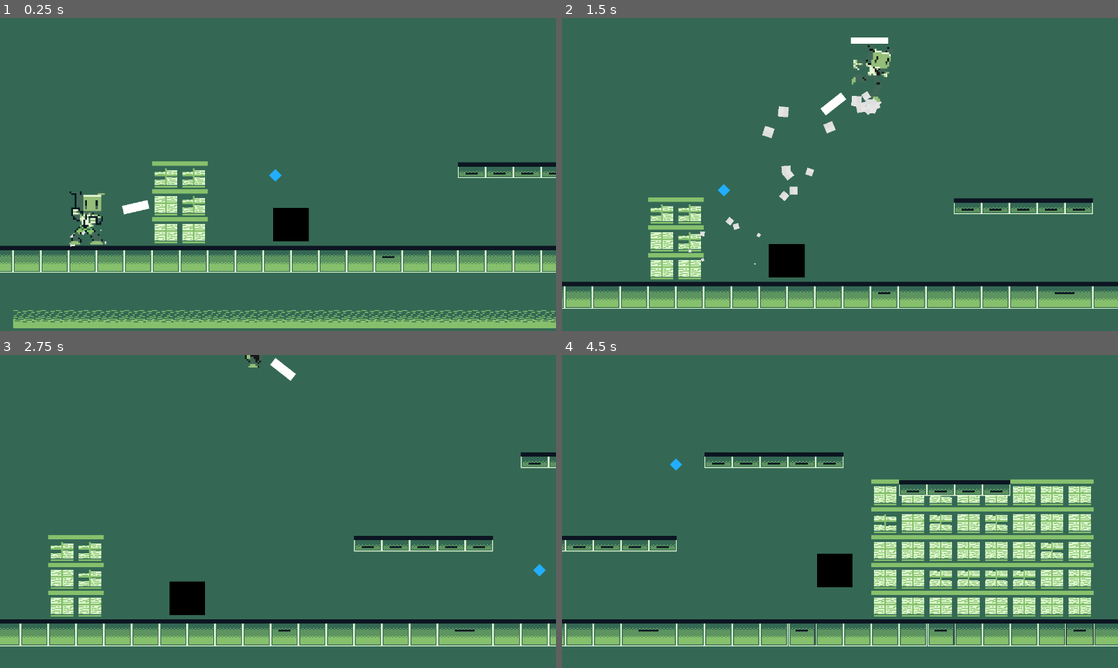
Above: before the commit, frames 1-4 (two rows, left to right).
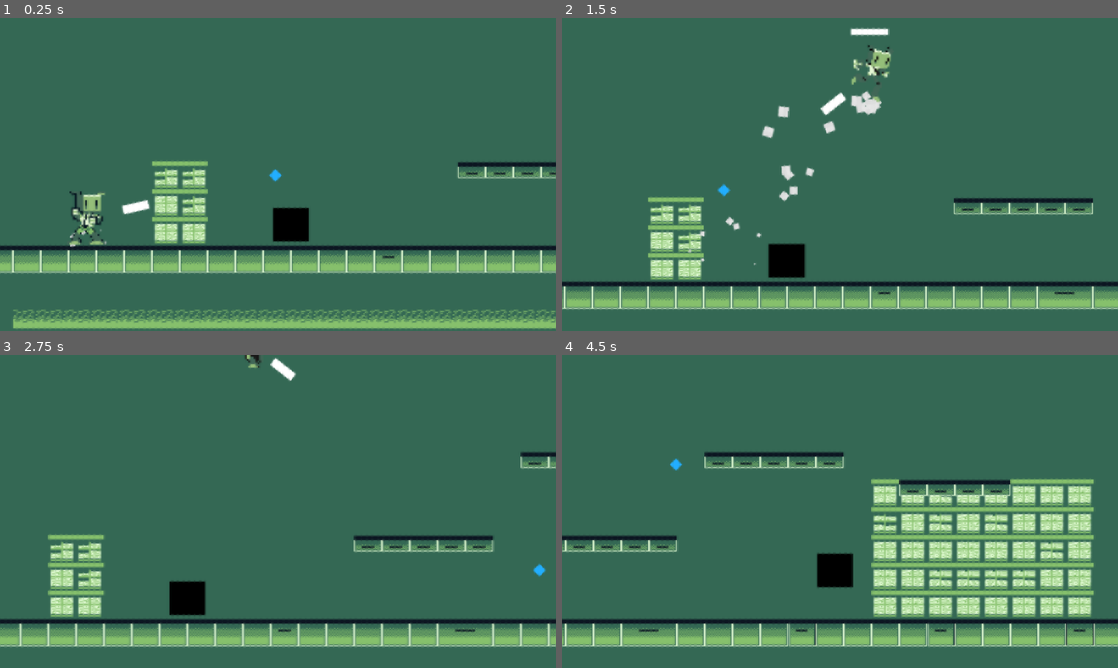
Above: after the commit, the same moments.

Repository: Joey451-OG/GMTK-24
Game: Godot game, scene res://levels/level0.tscn
Same seed, same stepped clock (60 frames per second), same inputs: the game is played once before the commit and once after it.
Inputs (mouse positions are in pixels of both pictures, inside the frame that each line leads up to):
- Up to frame 1 (0.25 s): no input
- Up to frame 2 (1.5 s): move the mouse to (840, 227) at 0.52 s; hold Shift (Sprint) 0.53-1.28 s; hold D (Right) from 0.53 s (still down); tap W (Forward) at 0.77 s; move the mouse to (728, 190) at 1.27 s; click (728, 190) at 1.35 s
- Up to frame 3 (2.75 s): tap W (Forward) at 1.52 s; move the mouse to (533, 570) at 2.02 s; release D (Right) at 2.03 s; hold A (Left) from 2.03 s (still down); hold Right mouse button (rightClick) from 2.03 s (still down)
- Up to frame 4 (4.5 s): move the mouse to (812, 574) at 2.77 s; release A (Left) at 2.78 s; release Right mouse button (rightClick) at 2.78 s; hold D (Right) 2.78-4.28 s; tap Mouse wheel down (scrollDown) at 2.85 s; tap W (Forward) at 3.02, 3.77 s; move the mouse to (1006, 558) at 3.52 s; tap Mouse wheel up (scrollUp) at 3.6 s; move the mouse to (673, 464) at 4.27 s; hold A (Left) from 4.28 s (still down); tap Shift (Sprint) at 4.35 s

The runs differ from the first frame. In frame 1, 4.4% of the frame differs, in the area x 0-100%, y 45-100%; in frame 2, 3.3%; in frame 3, 4.3%; in frame 4, 9.3%, in the area x 0-100%, y 30-94%.
Error in both runs: Cannot call method 'get_instance_id' on a null value. (res://scripts/gdscript/camera_2d.gd:11)

Commit message:
various fixes i cant remember
sadfa

Diff:
--- a/scenes/UI.tscn
+++ b/scenes/UI.tscn
@@ -156,6 +156,7 @@
 [connection signal="button_down" from="main_ui/PLAY" to="." method="_play"]
 [connection signal="button_up" from="main_ui/SETTINGS" to="." method="_settings"]
 [connection signal="button_up" from="main_ui/LEVEL" to="." method="_level_select"]
+[connection signal="value_changed" from="settings_menu/HSlider" to="." method="_update_vol"]
 [connection signal="button_down" from="settings_menu/BACK" to="." method="_back"]
 [connection signal="toggled" from="settings_menu/CheckButton" to="." method="_windowed"]
 [connection signal="button_down" from="level_menu/LEVEL 1" to="." method="_load_level_0"]
--- a/scenes/box_handler.tscn
+++ b/scenes/box_handler.tscn
@@ -1,8 +1,6 @@
-[gd_scene load_steps=2 format=3 uid="uid://cimua4s4gyfer"]
+[gd_scene load_steps=2 format=3 uid="uid://covaquvadxhb2"]
 
 [ext_resource type="Script" path="res://scripts/gdscript/box_handler.gd" id="1_uv0c7"]
 
-[node name="Box_Handler" type="Node2D" node_paths=PackedStringArray("Gun_Scene", "despawn_partical")]
+[node name="Box_Handler" type="Node2D"]
 script = ExtResource("1_uv0c7")
-Gun_Scene = NodePath("")
-despawn_partical = NodePath("")
--- a/scenes/player_body.tscn
+++ b/scenes/player_body.tscn
@@ -1,10 +1,11 @@
-[gd_scene load_steps=33 format=3 uid="uid://dws5qvgdi3ubp"]
+[gd_scene load_steps=34 format=3 uid="uid://dws5qvgdi3ubp"]
 
 [ext_resource type="Script" path="res://scripts/gdscript/player_body.gd" id="1_ai1k4"]
 [ext_resource type="Texture2D" uid="uid://dphxlkugwaebq" path="res://assets/run_sprite_sheet.PNG" id="4_71vvh"]
 [ext_resource type="Texture2D" uid="uid://d36fvlqv0ry0m" path="res://assets/idle2_sprite_sheet.PNG" id="4_72lke"]
 [ext_resource type="Texture2D" uid="uid://dxgjfnjk7wf16" path="res://assets/squatjumprun_sprite_sheet.PNG" id="4_akcbn"]
 [ext_resource type="Script" path="res://scripts/gdscript/player_animation_handler.gd" id="5_xro1r"]
+[ext_resource type="PackedScene" uid="uid://5ce6ya46djxu" path="res://scenes/post_shaders.tscn" id="6_44vcv"]
 
 [sub_resource type="RectangleShape2D" id="RectangleShape2D_2yqc3"]
 
@@ -280,7 +281,7 @@
 [node name="GUI_Elements" type="Node2D" parent="."]
 
 [node name="MeshInstance2D" type="MeshInstance2D" parent="GUI_Elements"]
-position = Vector2(0, -71)
+position = Vector2(0, -81)
 mesh = SubResource("QuadMesh_y7wqc")
 
 [node name="UI" type="Node2D" parent="." node_paths=PackedStringArray("cursor_asset")]
@@ -300,11 +301,12 @@
 position = Vector2(0, -33)
 scale = Vector2(2.03125, 2.03125)
 sprite_frames = SubResource("SpriteFrames_cfan4")
-animation = &"idle"
-frame_progress = 0.158708
+animation = &"running"
+frame_progress = 0.49564
 script = ExtResource("5_xro1r")
 
 [node name="hitbox" type="Area2D" parent="."]
+position = Vector2(0, 3)
 collision_layer = 129
 collision_mask = 129
 
@@ -312,5 +314,7 @@
 position = Vector2(0, -28)
 shape = SubResource("CapsuleShape2D_a5evw")
 
+[node name="PostShaders" parent="." instance=ExtResource("6_44vcv")]
+
 [connection signal="area_entered" from="hitbox" to="." method="_on_hitbox_area_entered"]
 [connection signal="body_entered" from="hitbox" to="." method="_on_body_entered"]
--- a/scenes/post_shaders.tscn
+++ b/scenes/post_shaders.tscn
@@ -1,15 +1,15 @@
 [gd_scene load_steps=3 format=3 uid="uid://5ce6ya46djxu"]
 
-[ext_resource type="Shader" path="res://scripts/glsl/post_shaders.gdshader" id="1_mkevv"]
+[ext_resource type="Shader" path="res://scripts/glsl/post_shaders.gdshader" id="1_78vcf"]
 
-[sub_resource type="ShaderMaterial" id="ShaderMaterial_qnj1i"]
-shader = ExtResource("1_mkevv")
-shader_parameter/amount = 390
+[sub_resource type="ShaderMaterial" id="ShaderMaterial_6rny6"]
+shader = ExtResource("1_78vcf")
+shader_parameter/amount = 540
 
 [node name="PostShaders" type="CanvasLayer"]
 
 [node name="ColorRect" type="ColorRect" parent="."]
-material = SubResource("ShaderMaterial_qnj1i")
+material = SubResource("ShaderMaterial_6rny6")
 anchors_preset = 15
 anchor_right = 1.0
 anchor_bottom = 1.0
--- a/scripts/gdscript/box_handler.gd
+++ b/scripts/gdscript/box_handler.gd
@@ -1,15 +1,10 @@
 extends Node2D
 
 @export var Gun_Scene : Node2D
-@export var despawn_time := 5.0
 @export var despawn_partical := CPUParticles2D
-var selected_box_time := 0.0
 var tracked_box : RigidBody2D
-var isTimerRunning := false
 
 func _recive_box(box: RigidBody2D, speed: float):
-	isTimerRunning = true
-
 	tracked_box = box
 	tracked_box.set_meta("isThrown", false)
 	tracked_box.set_meta("isFired", true)
@@ -17,15 +12,6 @@
 
 	tracked_box.linear_velocity = Gun_Scene._get_fire_vector() * speed
 
-func _process(delta: float) -> void:
-	if isTimerRunning and tracked_box != null:
-		selected_box_time += (2.4) * delta
-
-		if selected_box_time > despawn_time:
-			_despawn_box_object(tracked_box)
-			selected_box_time = 0.0
-			isTimerRunning = false
-
 func _despawn_box_object(box: Node2D):
 	despawn_partical.global_position = box.global_position
 	despawn_partical.emitting = true
--- a/scripts/gdscript/ui.gd
+++ b/scripts/gdscript/ui.gd
@@ -3,6 +3,11 @@
 @export var main_menu := CanvasGroup
 @export var level_menu := CanvasGroup
 @export var settings_menu := CanvasGroup
+
+var volume_v: float
+
+func _ready():
+	volume_v = 1.0
 
 func _process(delta):
 	pass
@@ -14,10 +19,10 @@
 	get_tree().change_scene_to_file("res://levels/level0.tscn")
 
 func _load_level_1():
-	get_tree().change_scene_to_file("res://levels/level0.tscn")
+	get_tree().change_scene_to_file("res://levels/level1.tscn")
 
 func _load_level_2():
-	get_tree().change_scene_to_file("res://levels/level0.tscn")
+	get_tree().change_scene_to_file("res://levels/level1.tscn")
 
 func _settings():
 	level_menu.visible = false
@@ -42,3 +47,9 @@
 		DisplayServer.window_set_mode(DisplayServer.WINDOW_MODE_FULLSCREEN)
 	else:
 		DisplayServer.window_set_mode(DisplayServer.WINDOW_MODE_WINDOWED)
+
+func _update_vol(val):
+	volume_v = val
+
+func _on_h_slider_value_changed(value):
+	pass # Replace with function body.
--- /dev/null
+++ b/scripts/glsl/post_shaders.gdshader
@@ -0,0 +1,12 @@
+shader_type canvas_item;
+
+uniform sampler2D SCREEN_TEXTURE : hint_screen_texture;
+
+uniform int amount = 540;
+
+void fragment() {
+	vec2 grid_uv = round(UV * float(amount)) / float(amount);
+	vec4 text = texture(SCREEN_TEXTURE, grid_uv);
+
+	COLOR = text;
+}
Not shown: 2 places in levels/level1.tscn that only renumber resources
Not shown: 1 places in scenes/test_scene_take_2.tscn that only renumber resources
